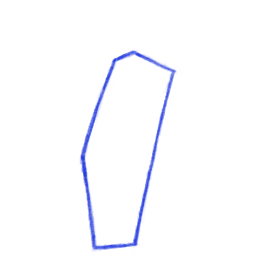
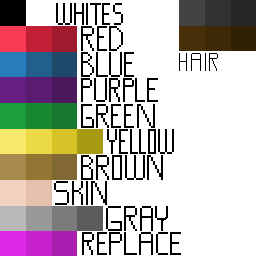
Two versions of the same layered image (256px x 256px). Layer-by-layer changes:
removed layer "BodyD Inky" over <box>77,47,183,255</box>
added layer "Colors" above "Reminder" over <box>0,0,256,256</box>
